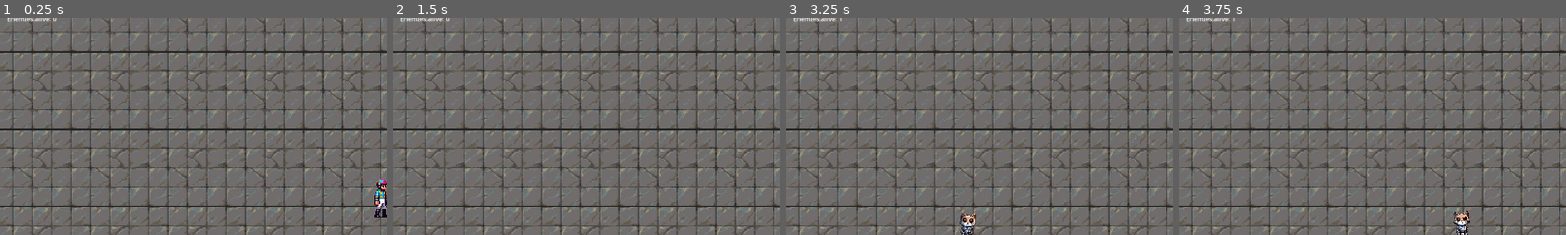
Above: before the commit, frames 1-4 (left to right).
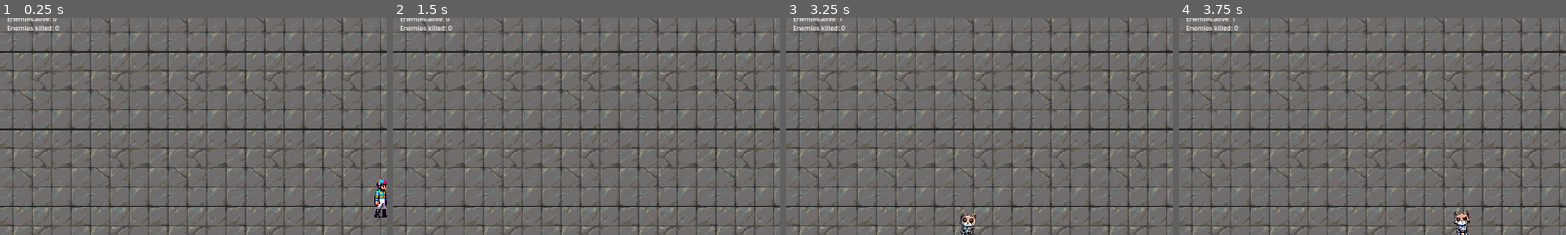
Above: after the commit, the same moments.

Repository: elVariable/gamejam
Game: Godot game, scene res://scenes/levels/main.tscn
Two runs of this game, one before a commit and one after it. Both use one fixed random seed, a clock stepped at 60 frames per second and the inputs below. The engine's default icon, where the game draws it, is replaced by a stand-in: a white triangle on a blue panel in a dark square. Sound files missing from this copy of the repository are replaced by a short silence.
Inputs:
- Up to frame 1 (0.25 s): no input
- Up to frame 2 (1.5 s): tap Enter at 0.5 s; hold D (Right) 0.53-1.28 s; tap U (Fire0) at 0.6 s; hold S (Down) from 1.28 s (still down); tap I (Fire1) at 1.35 s
- Up to frame 3 (3.25 s): release S (Down) at 2.03 s; hold D (Right) 2.03-2.78 s; tap O (Fire2) at 2.1 s; hold W (Up) from 2.78 s (still down); tap P (Fire3) at 2.85 s
- Up to frame 4 (3.75 s): release W (Up) at 3.53 s; hold A (Left) from 3.53 s (still down); tap U (Fire0) at 3.6 s
The pictures show only the part of the screen within x 1-51%, y 10-60%; the shares and areas given below are measured in that part.

The runs differ from the first frame. In frame 1, 0.2% of the frame differs, in the area x 2-16%, y 3-6%; in frame 2, 0.2%; in frame 3, 0.2%; in frame 4, 0.2%.

Commit message:
Add kill counter

Diff:
--- a/scenes/ui.tscn
+++ b/scenes/ui.tscn
@@ -73,3 +73,18 @@
 offset_right = 98.0
 offset_bottom = 119.0
 text = "enemies"
+
+[node name="Kills" type="Control" parent="."]
+unique_name_in_owner = true
+anchors_preset = 0
+offset_right = 40.0
+offset_bottom = 40.0
+
+[node name="KillsLabel" type="Label" parent="Kills"]
+unique_name_in_owner = true
+layout_mode = 0
+offset_left = 32.0
+offset_top = 119.0
+offset_right = 98.0
+offset_bottom = 142.0
+text = "kills"
--- a/scripts/enemies/enemy.gd
+++ b/scripts/enemies/enemy.gd
@@ -48,6 +48,7 @@
 
 func despawn_enemy():
     GameManager.add_score(score)
+    GameManager.add_kills()
     queue_free()
 
 func despawn_bullet(bullet: Bullet):
--- a/scripts/game_manager.gd
+++ b/scripts/game_manager.gd
@@ -6,6 +6,7 @@
 var death_counter : int = 0
 var is_game_over : bool = false
 var wave : int = 1
+var kills : int = 0
 
 var default_bullet_speed : int = 100
 var default_bullet_dmg : int = 20
@@ -22,6 +23,9 @@
 # Adds 1 to score variable
 func add_score(num = 1):
     score += num
+
+func add_kills(num = 1):
+    kills += num
 
 func add_death():
     death_counter += 1
--- a/scripts/game_ui.gd
+++ b/scripts/game_ui.gd
@@ -5,6 +5,8 @@
 @onready var time_label = %Time/TimeLabel
 @onready var life_label = %Life/LifeLabel
 @onready var enemies_label = %Enemies/EnemiesLabel
+@onready var kills_label = %Kills/KillsLabel
+
 #@onready var death_label = %Death/DeathLabel
 
 
@@ -20,3 +22,5 @@
     life_label.text = "Life: %d" % player.player_life
 
     enemies_label.text = "Enemies alive: %d" % get_tree().get_nodes_in_group("Enemies").size()
+
+    kills_label.text = "Enemies killed: %d" % GameManager.kills
